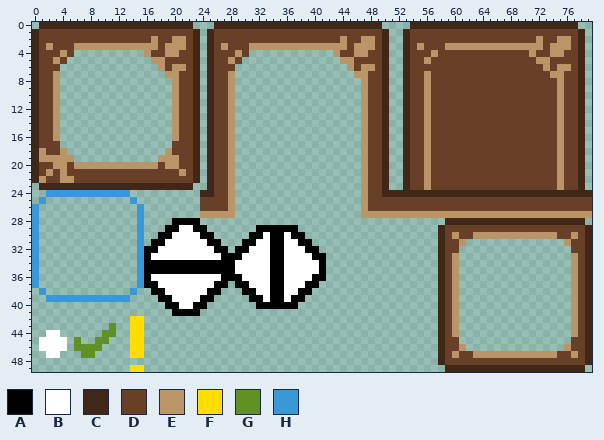
One commit to this sprite sheet: data/sprites/menus/ui.png. Above: the version before the commit.
The file is 80x50 pixels. Colours within 5 levels of each other are drawn and written as one.
Palette (. is transparent): A #000000  B #ffffff  C #402718  D #684028  E #b99567  F #ffde00  G #5f9124  H #3998d6
Pixels before (only the part around the change), first column x 0:
 0 .CCCCCCCCCCCCCCCCCCCCCC...CCCCCCCCCCCCCCCCCCCCCCCC....CCCCCCCCCCCCCCCCCCCCCCCC..
 1 CDDDDDDDDDDDDDDDDDDDDDDC.CDDDDDDDDDDDDDDDDDDDDDDDDC..CDDDDDDDDDDDDDDDDDDDDDDDDC.
 2 CDDDDDDDDDDDDDDDDEDDEEDC.CDDDDDDDDDDDDDDDDDDEDDEEDC..CDDDDDDDDDDDDDDDDDDEDDEEDC.
 3 CDEDDDEEEEEEEEEEEEDEEEDC.CDEDDDEEEEEEEEEEEEEEDEEEDC..CDEDDDEEEEEEEEEEEEEEDEEEDC.
 4 CDDDED..........EDDEEDDC.CDDDED............EDDEEDDC..CDDDEDDDDDDDDDDDDDEDDEEDDC.
 5 CDDED............EEDDDDC.CDDED..............EEDDDDC..CDDEDDDDDDDDDDDDDDDEEDDDDC.
 6 CDDD..............EDEEDC.CDDD................EDEEDC..CDDDDDDDDDDDDDDDDDDDEDEEDC.
 7 CDDE...............EEDDC.CDDE.................EEDDC..CDDEDDDDDDDDDDDDDDDDDEEDDC.
 8 CDDE................EDDC.CDDE..................EDDC..CDDEDDDDDDDDDDDDDDDDDDEDDC.
 9 CDDE................EDDC.CDDE..................EDDC..CDDEDDDDDDDDDDDDDDDDDDEDDC.
10 CDDE................EDDC.CDDE..................EDDC..CDDEDDDDDDDDDDDDDDDDDDEDDC.
11 CDDE................EDDC.CDDE..................EDDC..CDDEDDDDDDDDDDDDDDDDDDEDDC.
12 CDDE................EDDC.CDDE..................EDDC..CDDEDDDDDDDDDDDDDDDDDDEDDC.
13 CDDE................EDDC.CDDE..................EDDC..CDDEDDDDDDDDDDDDDDDDDDEDDC.
14 CDDE................EDDC.CDDE..................EDDC..CDDEDDDDDDDDDDDDDDDDDDEDDC.
15 CDDE................EDDC.CDDE..................EDDC..CDDEDDDDDDDDDDDDDDDDDDEDDC.
16 CDDE................EDDC.CDDE..................EDDC..CDDEDDDDDDDDDDDDDDDDDDEDDC.
17 CDDD................DDDC.CDDE..................EDDC..CDDEDDDDDDDDDDDDDDDDDDEDDC.
18 CEDDE..............EDDDC.CDDE..................EDDC..CDDEDDDDDDDDDDDDDDDDDDEDDC.
19 CEEEEE............EEEDDC.CDDE..................EDDC..CDDEDDDDDDDDDDDDDDDDDDEDDC.
20 CDDEEDEEEEEEEEEEEEDEEDDC.CDDE..................EDDC..CDDEDDDDDDDDDDDDDDDDDDEDDC.
21 CDEDEDDDDDDDDDDDDDDDDEDC.CDDE..................EDDC..CDDEDDDDDDDDDDDDDDDDDDEDDC.
22 CEDDEEDDDDDDDDDDDDDDDDDC.CDDE..................EDDC..CDDEDDDDDDDDDDDDDDDDDDEDDC.
23 .CCCCCCCCCCCCCCCCCCCCCC..CDDE..................EDDC..CDDEDDDDDDDDDDDDDDDDDDEDDC.
24 ..HHHHHHHHHHHH..........CCDDE..................EDDCCCCCCCCCCCCCCCCCCCCCCCCCCCCCC
25 .H............H.........DDDDE..................EDDDDDDDDDDDDDDDDDDDDDDDDDDDDDDDD
26 H..............H........DDDDE..................EDDDDDDDDDDDDDDDDDDDDDDDDDDDDDDDD
27 H..............H........EEEEE..................EEEEEEEEEEEEEEEEEEEEEEEEEEEEEEEEE
28 H..............H....AAAA...................................CCCCCCCCCCCCCCCCCCCC.
29 H..............H...AABBAA.......AAAAAA....................CDDDDDDDDDDDDDDDDDDDDC
New version:
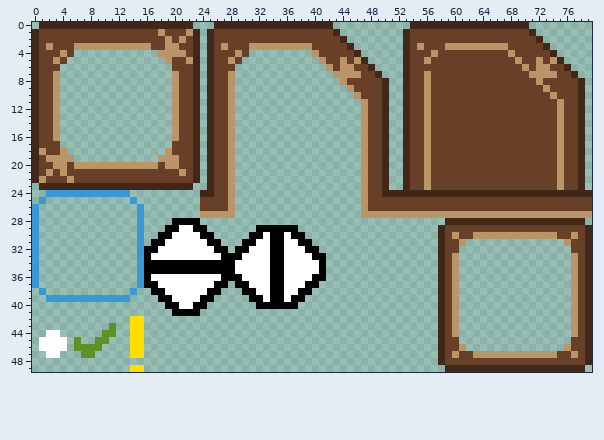
The exact change:
Colour C replaces colour D in row 1 at x 43 and 71; in row 3 at x 45 and 73; in row 5 at x 47 and 75; in row 7 at x 49 and 77.
Colour C replaces colour E in row 2 at x 44 and 72; in row 4 at x 46 and 74; in row 6 at x 48 and 76.
Colour D is added in row 4 at x 41 to 42; in row 5 at x 42 to 43; in row 6 at x 43; in row 8 at x 45 to 46; in row 9 at x 46.
Colour D replaces colour E in row 2 at x 17 and 20; in row 3 at x 17, 21, 40 to 44 and 68 to 72; in row 4 at x 43 and 71; in row 5 at x 45 and 73; in row 6 at x 20 to 21, 47 and 75; in rows 7 to 10 at x 47 and 75.
Colour D replaces colour E in row 19 at x 1; in row 22 at x 4.
Colour E is added in row 4 at x 40; in row 5 at x 41; in row 6 at x 42 and 44; in row 7 at x 43 to 45; in row 8 at x 44; in row 9 at x 45.
Colour E is added in row 10 at x 46.
Colour E replaces colour D in row 1 at x 18 and 22; in row 2 at x 19; in row 4 at x 18, 21 and 68; in row 5 at x 19, 22, 46, 69 and 74; in row 6 at x 70 and 72; in row 7 at x 71 to 73.
Colour E replaces colour D in row 8 at x 72; in row 9 at x 73; in row 10 at x 74.
Colour C is gone in row 0 at x 43 to 49 and 71 to 77; in rows 1 to 7 at x 50 and 78.
Colour D is gone in row 1 at x 44 to 49 and 72 to 77; in row 2 at x 45 to 46, 49, 73 to 74 and 77; in row 3 at x 49 and 77; in row 4 at x 17, 48 to 49 and 76 to 77; in row 5 at x 48 to 49 and 76 to 77; in row 6 at x 19, 49 and 77.
Colour E is gone in row 2 at x 47 to 48 and 75 to 76; in row 3 at x 46 to 48 and 74 to 76; in row 4 at x 16, 47 and 75; in row 5 at x 17 to 18; in row 6 at x 18; in row 7 at x 19.
Pixel boxes of the changes (left, top, right, bottom) in both pictures:
changed: (312, 22, 389, 99)
changed: (508, 22, 585, 99)
changed: (144, 29, 193, 78)
changed: (39, 155, 67, 183)
